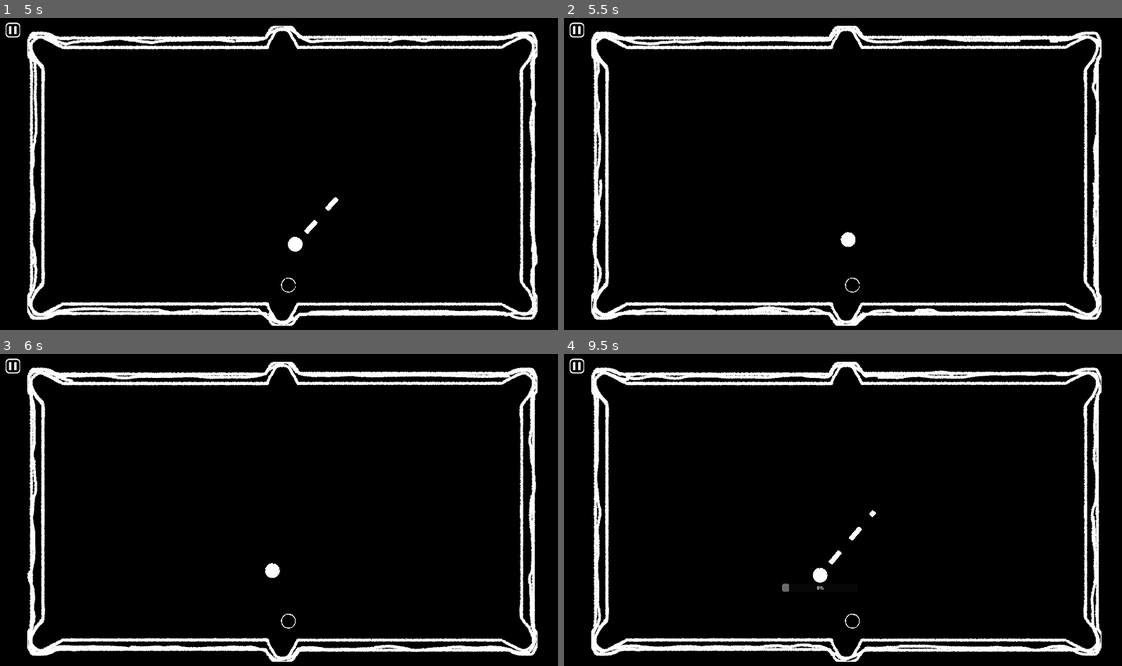
Above: before the commit, frames 1-4 (two rows, left to right).
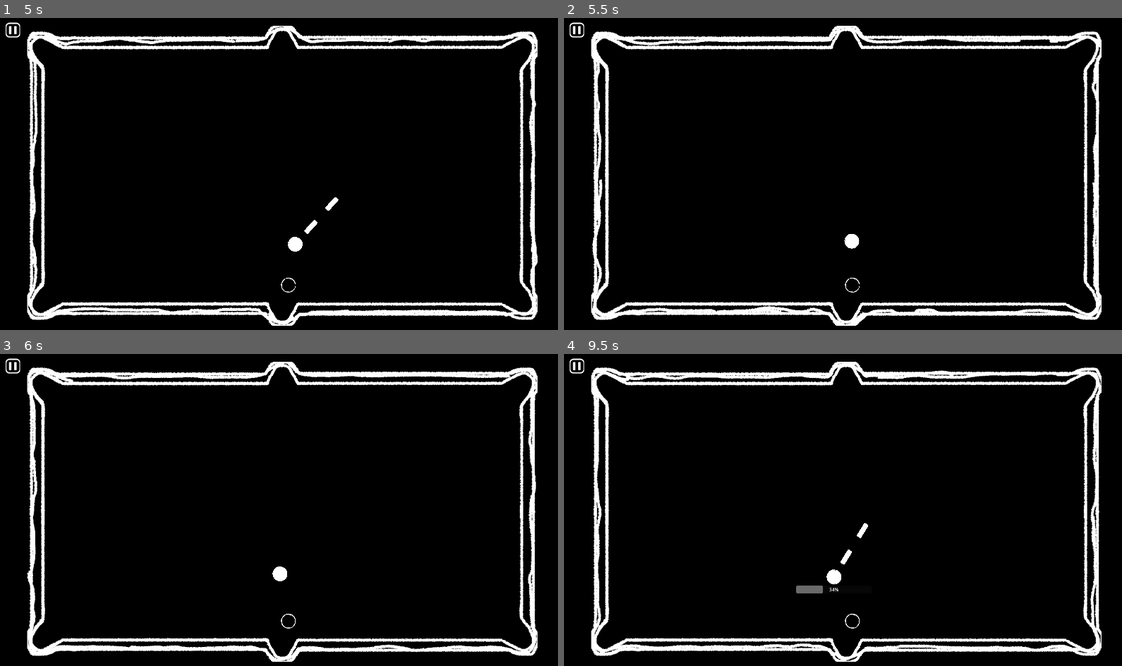
Above: after the commit, the same moments.

Repository: Muirotidua/IMGD1001-Project
Game: Godot game, scene res://scenes/splash_screen.tscn
Same seed, same stepped clock (60 frames per second), same inputs: the game is played once before the commit and once after it.
Inputs (mouse positions are in pixels of both pictures, inside the frame that each line leads up to):
- Up to frame 1 (5 s): move the mouse to (407, 158) at 0.52 s; hold Space (ball_hit) 0.53-1.25 s; click (507, 227) at 1.25 s; click (507, 227) at 2 s; click "1" at 2.75 s; click (11, 30) at 3.5 s; click "Restart Level" at 4.25 s
- Up to frame 2 (5.5 s): move the mouse to (731, 192) at 5.02 s; tap Space (ball_hit) at 5.1 s
- Up to frame 3 (6 s): move the mouse to (340, 441) at 5.77 s; hold Space (ball_hit) from 5.78 s (still down); tap I (print_info) at 5.85 s
- Up to frame 4 (9.5 s): move the mouse to (820, 575) at 6.52 s; release Space (ball_hit) at 6.53 s; tap Backspace (rewind_shot) at 6.6 s; tap Space (ball_hit) at 6.8, 8.1 s; move the mouse to (1015, 559) at 7.27 s; hold Space (ball_hit) 7.28-8.03 s; move the mouse to (675, 463) at 8.02 s; move the mouse to (876, 510) at 8.77 s; hold Space (ball_hit) from 8.78 s (still down); tap I (print_info) at 8.85 s

Frame 1 is identical in both runs. In frame 2, less than 0.1% of the frame differs, in the area x 49-53%, y 68-74%; in frame 3, 0.1%; in frame 4, 0.6%, in the area x 39-56%, y 50-77%.

Commit message:
Changes the power gauge to have a variable charge rate based off of delta

Diff:
--- a/scripts/cue_ball.gd
+++ b/scripts/cue_ball.gd
@@ -5,6 +5,7 @@
 @export var rapid_fire: bool = false
 @export var infinite_shots: bool = false
 @export var shot_count = 0
+@export var charge_rate = 40
 # initial shot number that is incremented for each type of shot.
 # when it is greater than number of level shots the level triggers failstate
 
@@ -37,7 +38,7 @@
 	if(Input.is_action_pressed("ball_hit")&&shot_ready):
 		%ProgressBar.show()
 		if(shot_power < MAX_HOLD):
-			shot_power += 1
+			shot_power += charge_rate * delta
 		%ProgressBar.value = shot_power
 	if(Input.is_action_just_released("ball_hit")&&shot_ready):
 		try_shoot.emit()
